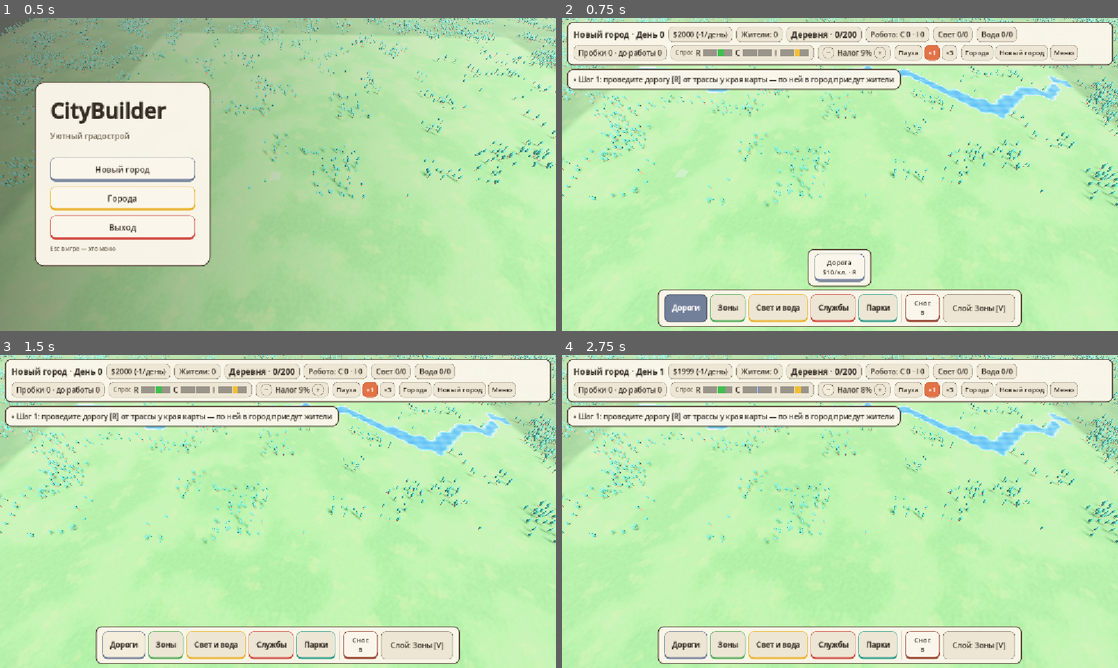
Above: before the commit, frames 1-4 (two rows, left to right).
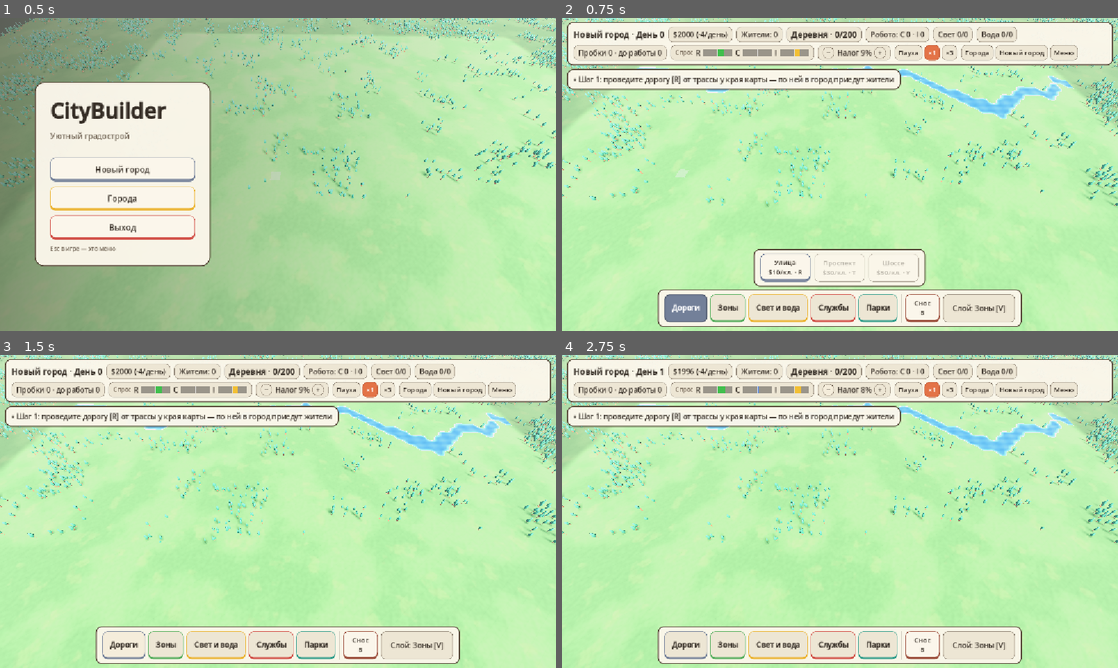
Above: after the commit, the same moments.

Repository: OmakJack/mygame
Game: Godot game, scene res://scenes/main.tscn
Same seed, same stepped clock (60 frames per second), same inputs: the game is played once before the commit and once after it.
Inputs:
- Up to frame 1 (0.5 s): no input
- Up to frame 2 (0.75 s): click "Новый город" at 0.5 s
- Up to frame 3 (1.5 s): click "Дороги" at 1.25 s
- Up to frame 4 (2.75 s): click "−" at 2 s

Frame 1 is identical in both runs. In frame 2, 2.7% of the frame differs, in the area x 24-66%, y 4-86%; in frame 3, less than 0.1%; in frame 4, less than 0.1%.

Commit message:
Фаза 11: типы дорог — улица, проспект, шоссе
Co-Authored-By: Claude Opus 5.5 <noreply@anthropic.com>

Diff:
--- a/project.godot
+++ b/project.godot
@@ -62,6 +62,16 @@
 tool_road={
 "deadzone": 0.2,
 "events": [Object(InputEventKey,"resource_local_to_scene":false,"resource_name":"","device":-1,"window_id":0,"alt_press …(190 unchanged characters)…
+]
+}
+tool_road_avenue={
+"deadzone": 0.2,
+"events": [Object(InputEventKey,"resource_local_to_scene":false,"resource_name":"","device":-1,"window_id":0,"alt_pressed":false,"shift_pressed":false,"ctrl_pressed":false,"meta_pressed":false,"pressed":false,"keycode":0,"physical_keycode":84,"key_label":0,"unicode":0,"location":0,"echo":false,"script":null)
+]
+}
+tool_road_highway={
+"deadzone": 0.2,
+"events": [Object(InputEventKey,"resource_local_to_scene":false,"resource_name":"","device":-1,"window_id":0,"alt_pressed":false,"shift_pressed":false,"ctrl_pressed":false,"meta_pressed":false,"pressed":false,"keycode":0,"physical_keycode":89,"key_label":0,"unicode":0,"location":0,"echo":false,"script":null)
 ]
 }
 tool_bulldoze={
--- a/scripts/grid/city_grid.gd
+++ b/scripts/grid/city_grid.gd
@@ -20,6 +20,8 @@
 var building_at: PackedInt32Array
 ## Вода (фаза 9): 1 — вода, 0 — суша. Отдельный слой: дорога-мост лежит поверх воды, после сноса вода остаётся.
 var water: PackedByteArray
+## Тип дороги на клетке (RoadTypes.Type, фаза 11): 0 — нет дороги, 1 — улица, 2 — проспект, 3 — шоссе.
+var road_type: PackedByteArray
 ## Въезд трассы (как в Cities: Skylines): клетка на краю карты и направление наружу (0..3 = N/E/S/W).
 ## От въезда внутрь карты лежит отрезок трассы (highway_cells) — его нельзя снести. Город растёт
 ## только у дорог, связанных с въездом. NO_CELL — въезда нет (старые сохранения, тесты): рост без условия.
@@ -77,6 +79,8 @@
 	building_at.fill(-1)
 	water.resize(count)
 	water.fill(0)
+	road_type.resize(count)
+	road_type.fill(0)
 
 
 func is_in_bounds(cell: Vector2i) -> bool:
@@ -139,7 +143,8 @@
 		if not is_in_bounds(cell):
 			break
 		# При загрузке дорога уже лежит; на новой карте клетка пустая (вода обойдена генератором).
-		if is_road(cell) or set_road(cell):
+		if is_road(cell) or set_road(cell, RoadTypes.Type.HIGHWAY):
+			road_type[index_of(cell)] = RoadTypes.Type.HIGHWAY
 			highway_cells[cell] = true
 
 
@@ -171,12 +176,29 @@
 	return is_in_bounds(cell) and tile_type[index_of(cell)] == Tile.EMPTY
 
 
-## Ставит дорогу. Единственное место изменения дорог.
+## Тип дороги на клетке (RoadTypes.Type); 0 — дороги нет.
+func get_road_type(cell: Vector2i) -> int:
+	return road_type[index_of(cell)] if is_in_bounds(cell) else 0
+
+
+## Можно ли проложить дорогу типа type: на пустой клетке — новая, на дороге другого типа — замена
+## («улучшить» улицу до проспекта или обратно). Трассу у въезда не перестроить.
+func can_build_road(cell: Vector2i, type: int = RoadTypes.Type.STREET) -> bool:
+	if can_set_road(cell):
+		return true
+	return is_road(cell) and road_type[index_of(cell)] != type and not highway_cells.has(cell)
+
+
+## Ставит дорогу типа type или меняет тип уже лежащей. Единственное место изменения дорог.
 ## Возвращает true, если клетка изменилась. Сигнал шлёт вызывающий (пакетом).
-func set_road(cell: Vector2i) -> bool:
-	if not can_set_road(cell):
-		return false
-	var i: int = index_of(cell)
+func set_road(cell: Vector2i, type: int = RoadTypes.Type.STREET) -> bool:
+	if not can_build_road(cell, type):
+		return false
+	var i: int = index_of(cell)
+	road_type[i] = type
+	if tile_type[i] == Tile.ROAD:
+		roads_version += 1
+		return true
 	tile_type[i] = Tile.ROAD
 	zone[i] = Zone.NONE
 	road_cells[cell] = true
@@ -190,6 +212,7 @@
 	if not is_road(cell) or highway_cells.has(cell):
 		return false
 	tile_type[index_of(cell)] = Tile.EMPTY
+	road_type[index_of(cell)] = 0
 	road_cells.erase(cell)
 	roads_version += 1
 	return true
@@ -284,8 +307,12 @@
 	return NO_CELL
 
 
+## Дорога, к которой подключается дом: на суше и не шоссе.
 func _is_land_road(cell: Vector2i) -> bool:
-	return road_cells.has(cell) and water[index_of(cell)] == 0
+	if not road_cells.has(cell):
+		return false
+	var i: int = index_of(cell)
+	return water[i] == 0 and RoadTypes.gives_access(road_type[i])
 
 
 ## Направление на ближайшую дорогу: 0..3 = N/E/S/W (биты как в get_road_mask), −1 — дороги нет.
@@ -365,6 +392,8 @@
 				zone[i] = Zone.NONE
 			if tile_type[i] == Tile.ROAD:
 				road_cells[Vector2i(x, y)] = true
+				if road_type[i] == 0:
+					road_type[i] = RoadTypes.Type.STREET
 				# Под дорогой зоны не бывает (как в set_road).
 				zone[i] = Zone.NONE
 			elif tile_type[i] == Tile.BUILDING:
--- a/scripts/grid/highway_visualizer.gd
+++ b/scripts/grid/highway_visualizer.gd
@@ -34,7 +34,7 @@
 func _ready() -> void:
 	_road.multimesh = MultiMesh.new()
 	_road.multimesh.transform_format = MultiMesh.TRANSFORM_3D
-	_road.multimesh.mesh = RoadMeshes.straight_mesh()
+	_road.multimesh.mesh = RoadMeshes.highway_straight_mesh()
 	_road.cast_shadow = GeometryInstance3D.SHADOW_CASTING_SETTING_OFF
 	add_child(_road)
 	if ResourceLoader.exists(SIGN_MODEL):
--- a/scripts/grid/road_meshes.gd
+++ b/scripts/grid/road_meshes.gd
@@ -46,6 +46,36 @@
 const BRIDGE_ITEM: int = 5
 const BRIDGE_MODEL: String = "res://assets/models/kenney/roads/road-bridge.glb"
 const BRIDGE_DROP: float = 0.49
+## Типы дорог (фаза 11): куски проспекта и шоссе — после моста, по пять (Piece) на тип.
+## Номер куска = base_item(тип) + Piece.
+const AVENUE_BASE: int = 6
+const HIGHWAY_BASE: int = 11
+## Шоссе — обычный кусок и отбойники Kenney поверх (модели *-barrier — только отбойники, без асфальта).
+const HIGHWAY_MODELS: Array[String] = [
+	"res://assets/models/kenney/roads/road-end-barrier.glb",
+	"res://assets/models/kenney/roads/road-straight-barrier.glb",
+	"res://assets/models/kenney/roads/road-bend-barrier.glb",
+	"res://assets/models/kenney/roads/road-intersection-barrier.glb",
+	"res://assets/models/kenney/roads/road-crossroad-barrier.glb",
+]
+## Повороты отбойников (по снимку сверху): как у кусков дорог, кроме прямого — он уже идёт с N на S.
+const HIGHWAY_TURNS: Array[int] = [3, 0, 2, 3, 0]
+## Проспект: разделительный газон с фонарями посередине прямого участка.
+const MEDIAN_SIZE := Vector3(0.18, 0.05, CityGrid.CELL_SIZE)
+const MEDIAN_COLOR := Color(0.36, 0.56, 0.3)
+const CURB_COLOR := Color(0.7, 0.7, 0.68)
+const LAMP_MODEL: String = "res://assets/models/kenney/roads/light-square-double.glb"
+const LAMP_SCALE: float = 1.6
+
+
+## Первый номер кусков типа дороги в библиотеке.
+static func base_item(road_type: int) -> int:
+	match road_type:
+		RoadTypes.Type.AVENUE:
+			return AVENUE_BASE
+		RoadTypes.Type.HIGHWAY:
+			return HIGHWAY_BASE
+	return 0
 ## Вершина «у середины края» плитки 1×1: на краю (±0.5) и не дальше этого от середины.
 const EDGE_EPSILON: float = 0.02
 const EDGE_MIDDLE: float = 0.12
@@ -70,10 +100,49 @@
 		var scale := Vector3(CityGrid.CELL_SIZE, 1.0, CityGrid.CELL_SIZE)
 		bridge = ModelLoader.merge(load(BRIDGE_MODEL), Transform3D(Basis.from_scale(scale), Vector3.DOWN * BRIDGE_DROP))
 	library.set_item_mesh(BRIDGE_ITEM, bridge)
+	for piece: int in BASE_MASKS.size():
+		var street: Mesh = library.get_item_mesh(piece)
+		library.create_item(AVENUE_BASE + piece)
+		library.set_item_name(AVENUE_BASE + piece, "AVENUE_" + Piece.keys()[piece])
+		library.set_item_mesh(AVENUE_BASE + piece, _avenue_piece(piece, street))
+		library.create_item(HIGHWAY_BASE + piece)
+		library.set_item_name(HIGHWAY_BASE + piece, "HIGHWAY_" + Piece.keys()[piece])
+		library.set_item_mesh(HIGHWAY_BASE + piece, _highway_piece(piece, street))
 	return library
 
 
-## Прямой кусок дороги с N на S (для трассы за картой).
+## Проспект: тот же кусок, на прямом участке — газон посередине и фонарь на две стороны.
+static func _avenue_piece(piece: int, street: Mesh) -> Mesh:
+	if piece != Piece.STRAIGHT:
+		return street
+	var mesh: ArrayMesh = (street as ArrayMesh).duplicate()
+	BuildingMeshes._add_box(mesh, MEDIAN_SIZE + Vector3(0.06, -0.02, 0.0), Vector3(0, 0.035, 0), CURB_COLOR)
+	BuildingMeshes._add_box(mesh, MEDIAN_SIZE, Vector3(0, 0.05, 0), MEDIAN_COLOR)
+	if ResourceLoader.exists(LAMP_MODEL):
+		var scene: PackedScene = load(LAMP_MODEL)
+		var placement: Transform3D = ModelLoader.placement(ModelLoader.bounds(scene), LAMP_SCALE, 1)
+		placement.origin.y += 0.07
+		ParkMeshes._append(mesh, ModelLoader.merge(scene, placement))
+	return mesh
+
+
+## Шоссе: кусок улицы и отбойники по краям.
+static func _highway_piece(piece: int, street: Mesh) -> Mesh:
+	if not ResourceLoader.exists(HIGHWAY_MODELS[piece]):
+		return street
+	var mesh: ArrayMesh = (street as ArrayMesh).duplicate()
+	var scale := Vector3(CityGrid.CELL_SIZE, 1.0, CityGrid.CELL_SIZE)
+	var basis := Basis(Vector3.UP, -HIGHWAY_TURNS[piece] * PI * 0.5) * Basis.from_scale(scale)
+	ParkMeshes._append(mesh, ModelLoader.merge(load(HIGHWAY_MODELS[piece]), Transform3D(basis, Vector3.ZERO)))
+	return mesh
+
+
+## Прямой кусок шоссе с N на S (для трассы за картой).
+static func highway_straight_mesh() -> Mesh:
+	return _highway_piece(Piece.STRAIGHT, straight_mesh())
+
+
+## Прямой кусок дороги с N на S.
 static func straight_mesh() -> Mesh:
 	var mesh: Mesh = _model_piece(Piece.STRAIGHT)
 	if mesh == null:
--- /dev/null
+++ b/scripts/grid/road_types.gd
@@ -0,0 +1,33 @@
+class_name RoadTypes
+extends RefCounted
+## Типы дорог (фаза 11): улица, проспект, шоссе. Всё, чем они различаются, — здесь.
+## Значения Type хранятся в слое CityGrid.road_type и в сохранении (поле roads): 1 — улица
+## (так в старых сохранениях все дороги), новые типы — только в конец.
+
+enum Type { NONE, STREET, AVENUE, HIGHWAY }
+
+const NAMES: Dictionary[Type, String] = {
+	Type.STREET: "Улица",
+	Type.AVENUE: "Проспект",
+	Type.HIGHWAY: "Шоссе",
+}
+## Ёмкость клетки: столько поездок за пересчёт проходит без пробки (Traffic).
+const CAPACITY: Dictionary[Type, float] = {Type.STREET: 80.0, Type.AVENUE: 200.0, Type.HIGHWAY: 320.0}
+## Время проезда клетки без пробки: меньше — быстрее (Traffic, базовая цена клетки).
+const TRAVEL_COST: Dictionary[Type, float] = {Type.STREET: 1.0, Type.AVENUE: 0.8, Type.HIGHWAY: 0.5}
+## Цена клетки и содержание в день, $.
+const BUILD_COST: Dictionary[Type, int] = {Type.STREET: 10, Type.AVENUE: 30, Type.HIGHWAY: 50}
+const UPKEEP: Dictionary[Type, float] = {Type.STREET: 0.2, Type.AVENUE: 0.5, Type.HIGHWAY: 0.8}
+## Во сколько раз громче улицы (LandValue).
+const NOISE_FACTOR: Dictionary[Type, float] = {Type.STREET: 1.0, Type.AVENUE: 1.6, Type.HIGHWAY: 2.4}
+## С какого звания города открывается (Ranks): проспект — посёлок, шоссе — городок.
+const UNLOCK_RANK: Dictionary[Type, int] = {Type.STREET: 0, Type.AVENUE: 1, Type.HIGHWAY: 2}
+
+
+## Дают ли дома доступ к дороге: к шоссе дома не подключаются (как в Cities: Skylines).
+static func gives_access(road_type: int) -> bool:
+	return road_type == Type.STREET or road_type == Type.AVENUE
+
+
+static func is_unlocked(road_type: int, rank: int) -> bool:
+	return rank >= UNLOCK_RANK.get(road_type, 0)
--- a/scripts/grid/road_visualizer.gd
+++ b/scripts/grid/road_visualizer.gd
@@ -71,4 +71,5 @@
 		if mask & along_z == 0:
 			set_cell_item(map_cell, RoadMeshes.BRIDGE_ITEM, _orientation_for_mask[CityGrid.DIR_E | CityGrid.DIR_W])
 			return
-	set_cell_item(map_cell, _piece_for_mask[mask], _orientation_for_mask[mask])
+	var base: int = RoadMeshes.base_item(grid.get_road_type(cell))
+	set_cell_item(map_cell, base + _piece_for_mask[mask], _orientation_for_mask[mask])
--- a/scripts/save/city_serializer.gd
+++ b/scripts/save/city_serializer.gd
@@ -28,8 +28,9 @@
 	var roads := PackedByteArray()
 	roads.resize(grid.size * grid.size)
 	roads.fill(0)
+	# Дороги — их тип (RoadTypes.Type): 1 — улица, как в старых сохранениях.
 	for cell: Vector2i in grid.road_cells:
-		roads[grid.index_of(cell)] = 1
+		roads[grid.index_of(cell)] = grid.road_type[grid.index_of(cell)]
 	var buildings: Array[Dictionary] = []
 	for building: BuildingInstance in grid.buildings.values():
 		buildings.append({
@@ -87,10 +88,11 @@
 	var grid := CityGrid.new(size)
 	var zones_on_roads: int = 0
 	for i: int in size * size:
-		if roads[i] > 1 or zones[i] >= CityGrid.Zone.size():
+		if roads[i] >= RoadTypes.Type.size() or zones[i] >= CityGrid.Zone.size():
 			return _fail(result, "повреждены слои карты")
-		if roads[i] == 1:
+		if roads[i] > 0:
 			grid.tile_type[i] = CityGrid.Tile.ROAD
+			grid.road_type[i] = roads[i]
 			if zones[i] != CityGrid.Zone.NONE:
 				zones_on_roads += 1
 		else:
--- a/scripts/simulation/economy.gd
+++ b/scripts/simulation/economy.gd
@@ -43,8 +43,9 @@
 	return 0.8 + 0.8 * clampi(land_value, 0, 100) / 100.0
 
 
-static func daily_expenses(road_cells: int, service_upkeep: int = 0) -> int:
-	return roundi(road_cells * ROAD_UPKEEP) + service_upkeep
+## road_upkeep — сумма содержания дорог по типам (RoadTypes.UPKEEP), считает Simulation.
+static func daily_expenses(road_upkeep: float, service_upkeep: int = 0) -> int:
+	return roundi(road_upkeep) + service_upkeep
 
 
 ## Начисляет доход и списывает расходы за день по прогнозу в GameState.
--- a/scripts/simulation/land_value.gd
+++ b/scripts/simulation/land_value.gd
@@ -75,7 +75,8 @@
 			bonus[i] += data.land_value
 	for cell: Vector2i in grid.road_cells:
 		var i: int = grid.index_of(cell)
-		loud[i] += ROAD_NOISE + TRAFFIC_NOISE * clampf(traffic.load_ratio(grid, i), 0.0, 1.5)
+		var factor: float = RoadTypes.NOISE_FACTOR.get(grid.road_type[i], 1.0)
+		loud[i] += (ROAD_NOISE + TRAFFIC_NOISE * clampf(traffic.load_ratio(grid, i), 0.0, 1.5)) * factor
 	for i: int in n:
 		if grid.water[i] == 1:
 			bonus[i] += WATER_BONUS
--- a/scripts/simulation/ranks.gd
+++ b/scripts/simulation/ranks.gd
@@ -27,15 +27,22 @@
 	return rank >= UNLOCKS.get(zone_type, 0)
 
 
-## Что открывает звание — для сообщения.
+## Что открывает звание — для сообщения: зоны и типы дорог (RoadTypes.UNLOCK_RANK).
 static func unlocks_of(rank: int) -> PackedStringArray:
 	var names: PackedStringArray = []
+	for road_type: int in ROAD_NAMES:
+		if RoadTypes.UNLOCK_RANK[road_type] == rank:
+			names.append(ROAD_NAMES[road_type])
 	for zone_type: CityGrid.Zone in UNLOCKS:
 		if UNLOCKS[zone_type] == rank:
 			names.append(ZONE_NAMES[zone_type])
 	return names
 
 
+const ROAD_NAMES: Dictionary[int, String] = {
+	RoadTypes.Type.AVENUE: "проспекты",
+	RoadTypes.Type.HIGHWAY: "шоссе",
+}
 const ZONE_NAMES: Dictionary[CityGrid.Zone, String] = {
 	CityGrid.Zone.RESIDENTIAL_HIGH: "многоэтажки",
 	CityGrid.Zone.COMMERCIAL_HIGH: "торговые дома",
--- a/scripts/simulation/simulation.gd
+++ b/scripts/simulation/simulation.gd
@@ -177,7 +177,10 @@
 	GameState.demand_i = Demand.industrial(population, jobs_industrial, tax_rate)
 	# Прогноз денег на день — тоже здесь, чтобы UI видел его сразу (и на паузе).
 	GameState.income = Economy.daily_income(_tax_base(grid), tax_rate)
-	GameState.expenses = Economy.daily_expenses(grid.road_cells.size(), service_upkeep)
+	var road_upkeep: float = 0.0
+	for road: Vector2i in grid.road_cells:
+		road_upkeep += RoadTypes.UPKEEP.get(grid.road_type[grid.index_of(road)], Economy.ROAD_UPKEEP)
+	GameState.expenses = Economy.daily_expenses(road_upkeep, service_upkeep)
 
 
 ## Звание растёт с населением и не падает. Старое сохранение (−1) — по населению, без награды.
--- a/scripts/simulation/traffic.gd
+++ b/scripts/simulation/traffic.gd
@@ -52,13 +52,13 @@
 	return road_load[index] / _cell_capacity(grid, index)
 
 
-## Ёмкость и базовая цена клетки — отдельно: будущие проспекты и шоссе меняют только их.
-static func _cell_capacity(_grid: CityGrid, _index: int) -> float:
-	return CAPACITY
-
-
-static func _cell_base_cost(_grid: CityGrid, _index: int) -> float:
-	return BASE_COST
+## Ёмкость и время проезда клетки — по типу дороги (фаза 11, RoadTypes).
+static func _cell_capacity(grid: CityGrid, index: int) -> float:
+	return RoadTypes.CAPACITY.get(grid.road_type[index], CAPACITY)
+
+
+static func _cell_base_cost(grid: CityGrid, index: int) -> float:
+	return RoadTypes.TRAVEL_COST.get(grid.road_type[index], BASE_COST)
 
 
 static func compute(grid: CityGrid) -> Traffic:
--- a/scripts/tools/build_tool.gd
+++ b/scripts/tools/build_tool.gd
@@ -5,7 +5,8 @@
 ## Платные режимы списывают деньги через Economy и останавливаются, когда денег нет.
 
 ## Новые режимы — только в конец (номера режимов шлёт HUD через Events.tool_requested).
-enum Mode { NONE, ROAD, BULLDOZE, ZONE_R, ZONE_C, ZONE_I, DEZONE, PLACE, ZONE_R_HIGH, ZONE_C_HIGH, ZONE_O }
+enum Mode { NONE, ROAD, BULLDOZE, ZONE_R, ZONE_C, ZONE_I, DEZONE, PLACE, ZONE_R_HIGH, ZONE_C_HIGH, ZONE_O,
+		ROAD_AVENUE, ROAD_HIGHWAY }
 
 const CURSOR_COLORS: Dictionary[Mode, Color] = {
 	Mode.NONE: Color(1.0, 1.0, 1.0, 0.35),
@@ -19,6 +20,15 @@
 	Mode.ZONE_R_HIGH: Color(0.1, 0.6, 0.25, 0.75),
 	Mode.ZONE_C_HIGH: Color(0.15, 0.3, 0.85, 0.75),
 	Mode.ZONE_O: Color(0.6, 0.35, 0.9, 0.75),
+	Mode.ROAD_AVENUE: Color(1.0, 0.45, 0.15, 0.6),
+	Mode.ROAD_HIGHWAY: Color(0.95, 0.3, 0.1, 0.65),
+}
+
+## Какой тип дороги кладёт режим (фаза 11). Поверх дороги другого типа — замена типа.
+const MODE_ROADS: Dictionary[Mode, int] = {
+	Mode.ROAD: RoadTypes.Type.STREET,
+	Mode.ROAD_AVENUE: RoadTypes.Type.AVENUE,
+	Mode.ROAD_HIGHWAY: RoadTypes.Type.HIGHWAY,
 }
 ## Цвет клетки, куда здание поставить нельзя.
 const INVALID_COLOR := Color(1.0, 0.15, 0.15, 0.6)
@@ -36,7 +46,9 @@
 
 ## Цена за реально изменённую клетку. Чего нет в словаре — бесплатно.
 const MODE_COSTS: Dictionary[Mode, int] = {
-	Mode.ROAD: Economy.ROAD_COST,
+	Mode.ROAD: RoadTypes.BUILD_COST[RoadTypes.Type.STREET],
+	Mode.ROAD_AVENUE: RoadTypes.BUILD_COST[RoadTypes.Type.AVENUE],
+	Mode.ROAD_HIGHWAY: RoadTypes.BUILD_COST[RoadTypes.Type.HIGHWAY],
 	Mode.ZONE_R: Economy.ZONE_COST,
 	Mode.ZONE_C: Economy.ZONE_COST,
 	Mode.ZONE_I: Economy.ZONE_COST,
@@ -48,6 +60,8 @@
 ## Горячие клавиши режимов (действия из project.godot).
 const MODE_ACTIONS: Dictionary[StringName, Mode] = {
 	&"tool_road": Mode.ROAD,
+	&"tool_road_avenue": Mode.ROAD_AVENUE,
+	&"tool_road_highway": Mode.ROAD_HIGHWAY,
 	&"tool_bulldoze": Mode.BULLDOZE,
 	&"tool_zone_r": Mode.ZONE_R,
 	&"tool_zone_c": Mode.ZONE_C,
@@ -89,10 +103,10 @@
 	return MODE_COSTS.get(tool_mode, 0)
 
 
-## Цена клетки: дорога по воде — мост.
+## Цена клетки: дорога по воде — мост (дороже на разницу мост − улица).
 func _cell_cost(cell: Vector2i) -> int:
-	if mode == Mode.ROAD and GameState.grid.is_in_bounds(cell) and GameState.grid.is_water(cell):
-		return Economy.BRIDGE_COST
+	if MODE_ROADS.has(mode) and GameState.grid.is_in_bounds(cell) and GameState.grid.is_water(cell):
+		return cost_of(mode) + Economy.BRIDGE_COST - RoadTypes.BUILD_COST[RoadTypes.Type.STREET]
 	return cost_of(mode)
 
 
@@ -144,6 +158,8 @@
 
 ## Закрыт ли режим званием города (фаза 10): высокая плотность — с «городка», офисы — с «города».
 static func is_locked(tool_mode: Mode) -> bool:
+	if MODE_ROADS.has(tool_mode):
+		return not RoadTypes.is_unlocked(MODE_ROADS[tool_mode], GameState.rank)
 	return MODE_ZONES.has(tool_mode) and not Ranks.is_unlocked(MODE_ZONES[tool_mode], GameState.rank)
 
 
@@ -163,7 +179,7 @@
 func _update_drag(end: Vector2i) -> void:
 	_drag_end = end
 	match mode:
-		Mode.ROAD:
+		Mode.ROAD, Mode.ROAD_AVENUE, Mode.ROAD_HIGHWAY:
 			_drag_cells = _l_path(_drag_start, _drag_end)
 		Mode.BULLDOZE:
 			_drag_cells = _rect_cells(_drag_start, _drag_end)
@@ -213,8 +229,8 @@
 func _would_change(cell: Vector2i) -> bool:
 	var grid: CityGrid = GameState.grid
 	match mode:
-		Mode.ROAD:
-			return grid.can_set_road(cell)
+		Mode.ROAD, Mode.ROAD_AVENUE, Mode.ROAD_HIGHWAY:
+			return grid.can_build_road(cell, MODE_ROADS[mode])
 		Mode.ZONE_R, Mode.ZONE_C, Mode.ZONE_I, Mode.DEZONE, Mode.ZONE_R_HIGH, Mode.ZONE_C_HIGH, Mode.ZONE_O:
 			return grid.can_zone(cell, MODE_ZONES[mode])
 	return true
@@ -239,8 +255,8 @@
 			break
 		var did_change: bool = false
 		match mode:
-			Mode.ROAD:
-				did_change = grid.set_road(cell)
+			Mode.ROAD, Mode.ROAD_AVENUE, Mode.ROAD_HIGHWAY:
+				did_change = grid.set_road(cell, MODE_ROADS[mode])
 			Mode.BULLDOZE:
 				did_change = grid.bulldoze(cell)
 			Mode.ZONE_R, Mode.ZONE_C, Mode.ZONE_I, Mode.DEZONE, Mode.ZONE_R_HIGH, Mode.ZONE_C_HIGH, Mode.ZONE_O:
--- a/scripts/ui/hints.gd
+++ b/scripts/ui/hints.gd
@@ -58,7 +58,10 @@
 
 	var traffic: Traffic = GameState.traffic
 	if traffic.jammed_cells > 0:
-		hints.append("Пробки на %d кл. дорог: постройте объезд" % traffic.jammed_cells)
+		var advice: String = "постройте объезд"
+		if RoadTypes.is_unlocked(RoadTypes.Type.AVENUE, GameState.rank):
+			advice = "проложите проспект [T] поверх улицы или объезд"
+		hints.append("Пробки на %d кл. дорог: %s" % [traffic.jammed_cells, advice])
 	if traffic.total_workers > 0.0 and traffic.long_commute_share >= LONG_COMMUTE_HINT:
 		hints.append("Жителям далеко до работы: %d%%" % roundi(traffic.long_commute_share * 100.0))
 
--- a/scripts/ui/hud.gd
+++ b/scripts/ui/hud.gd
@@ -7,7 +7,9 @@
 ## («utilities» — дают свет или воду, «services» — службы).
 const TABS: Array[Dictionary] = [
 	{"id": "roads", "name": "Дороги", "tools": [
-		{"mode": BuildTool.Mode.ROAD, "name": "Дорога", "key": "R"},
+		{"mode": BuildTool.Mode.ROAD, "name": "Улица", "key": "R"},
+		{"mode": BuildTool.Mode.ROAD_AVENUE, "name": "Проспект", "key": "T"},
+		{"mode": BuildTool.Mode.ROAD_HIGHWAY, "name": "Шоссе", "key": "Y"},
 	]},
 	{"id": "zones", "name": "Зоны", "tools": [
 		{"mode": BuildTool.Mode.ZONE_R, "name": "Жилая", "key": "1"},
@@ -154,9 +156,26 @@
 	_mark_bad(%PopLabel, mood >= 0 and mood < Levels.DECLINE_HAPPINESS + 15)
 
 
-## Карточки закрытых зон — серые, с подсказкой, с какого звания откроются.
+## Карточки закрытых зон и дорог — серые, с подсказкой, с какого звания откроются.
 func _sync_locks() -> void:
 	for mode: int in _tool_buttons:
+		if BuildTool.MODE_ROADS.has(mode):
+			var road_type: int = BuildTool.MODE_ROADS[mode]
+			var rank: int = RoadTypes.UNLOCK_RANK[road_type]
+			var road_locked: bool = BuildTool.is_locked(mode)
+			_tool_buttons[mode].disabled = road_locked
+			var about: String = "%s: пропускает %d поездок, скорость ×%.1f, содержание $%.1f/кл. в день" % [
+					RoadTypes.NAMES[road_type], RoadTypes.CAPACITY[road_type], 1.0 / RoadTypes.TRAVEL_COST[road_type],
+					RoadTypes.UPKEEP[road_type]]
+			if road_type == RoadTypes.Type.HIGHWAY:
+				about += "
+Дома к шоссе не подключаются"
+			about += "
+Протяните поверх дороги другого типа — она заменится"
+			_tool_buttons[mode].tooltip_text = ("Откроется на звании «%s» (%d жителей)
+" % [Ranks.NAMES[rank],
+					Ranks.THRESHOLDS[rank]] if road_locked else "") + about
+			continue
 		if not BuildTool.MODE_ZONES.has(mode) or mode == BuildTool.Mode.DEZONE:
 			continue
 		var zone_type: CityGrid.Zone = BuildTool.MODE_ZONES[mode]
--- a/scripts/ui/info_panel.gd
+++ b/scripts/ui/info_panel.gd
@@ -90,9 +90,15 @@
 			_add("Стройка", "ещё %d дн." % building.construction_ticks)
 		_add_mood(grid, building, data)
 	elif grid.is_road(cell):
-		_title.text = "Мост" if grid.is_water(cell) else "Дорога"
+		var road_type: int = grid.get_road_type(cell)
+		_title.text = RoadTypes.NAMES.get(road_type, "Дорога") + (" · мост" if grid.is_water(cell) else "")
 		var ratio: float = GameState.traffic.load_ratio(grid, grid.index_of(cell))
-		_subtitle.text = "Загрузка %d%%" % roundi(ratio * 100.0)
+		_subtitle.text = "Трасса за город" if grid.highway_cells.has(cell) else "Загрузка %d%%" % roundi(ratio * 100.0)
+		_add("Пропускает", "%d поездок" % RoadTypes.CAPACITY.get(road_type, 0.0))
+		_add("Загрузка", "%d%%" % roundi(ratio * 100.0), ratio >= 1.0)
+		_add("Содержание", "$%.1f/день" % RoadTypes.UPKEEP.get(road_type, 0.0))
+		if not RoadTypes.gives_access(road_type):
+			_add("Дома", "не подключаются")
 	elif grid.is_water(cell):
 		_title.text = "Вода"
 		_subtitle.text = "Дорога через воду — мост ($%d/кл.)" % Economy.BRIDGE_COST
Not shown, added: docs/collab/visual/highway_city.png.import
Not shown, added: docs/collab/visual/highway_entry.png.import
Binary file added: docs/collab/visual/p11_avenue.png
Binary file added: docs/collab/visual/p11_highway.png
Binary file added: docs/collab/visual/p11_wide.png
Not shown, added: scripts/grid/road_types.gd.uid
Not shown, changed: docs/ARCHITECTURE.md
Not shown, changed: docs/CHANGELOG.md
Not shown, changed: docs/TASKS.md
